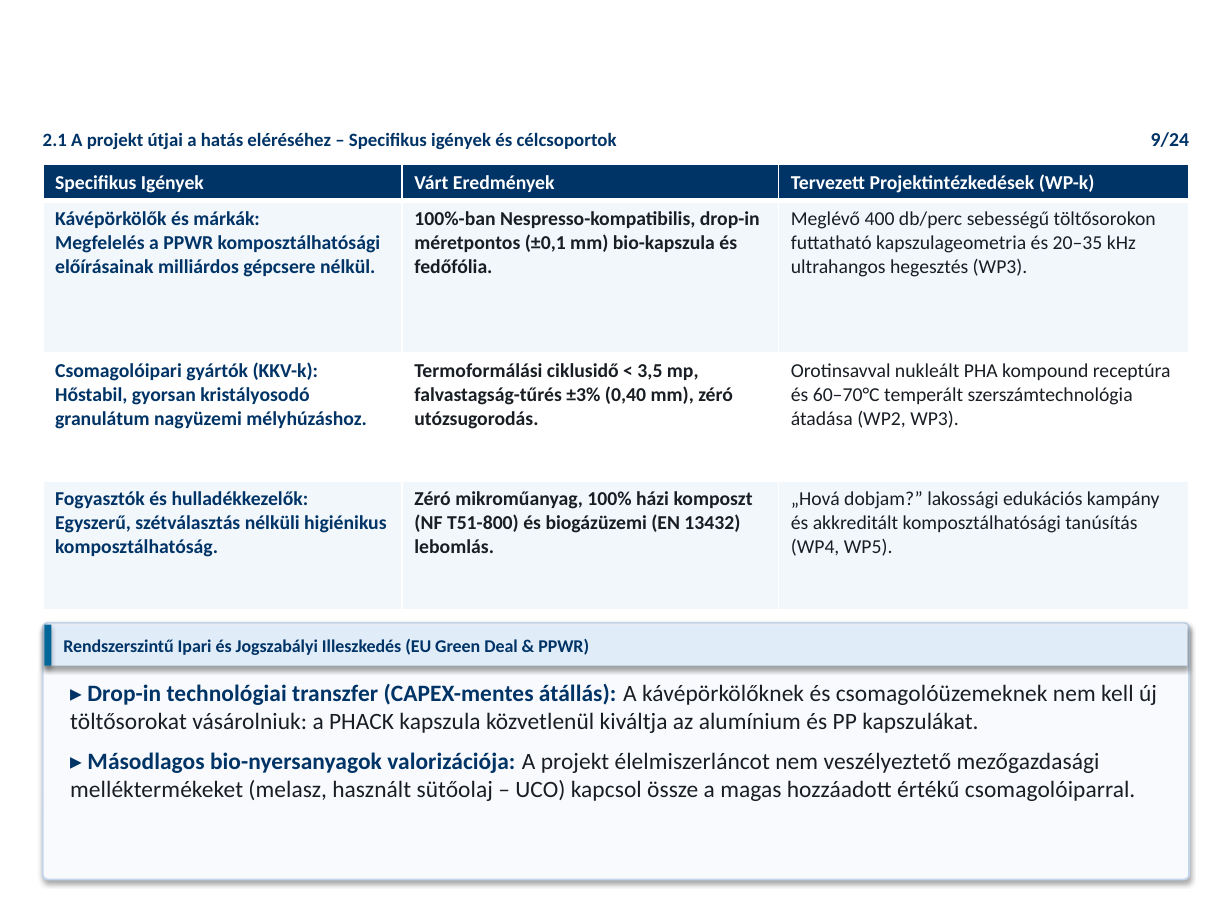
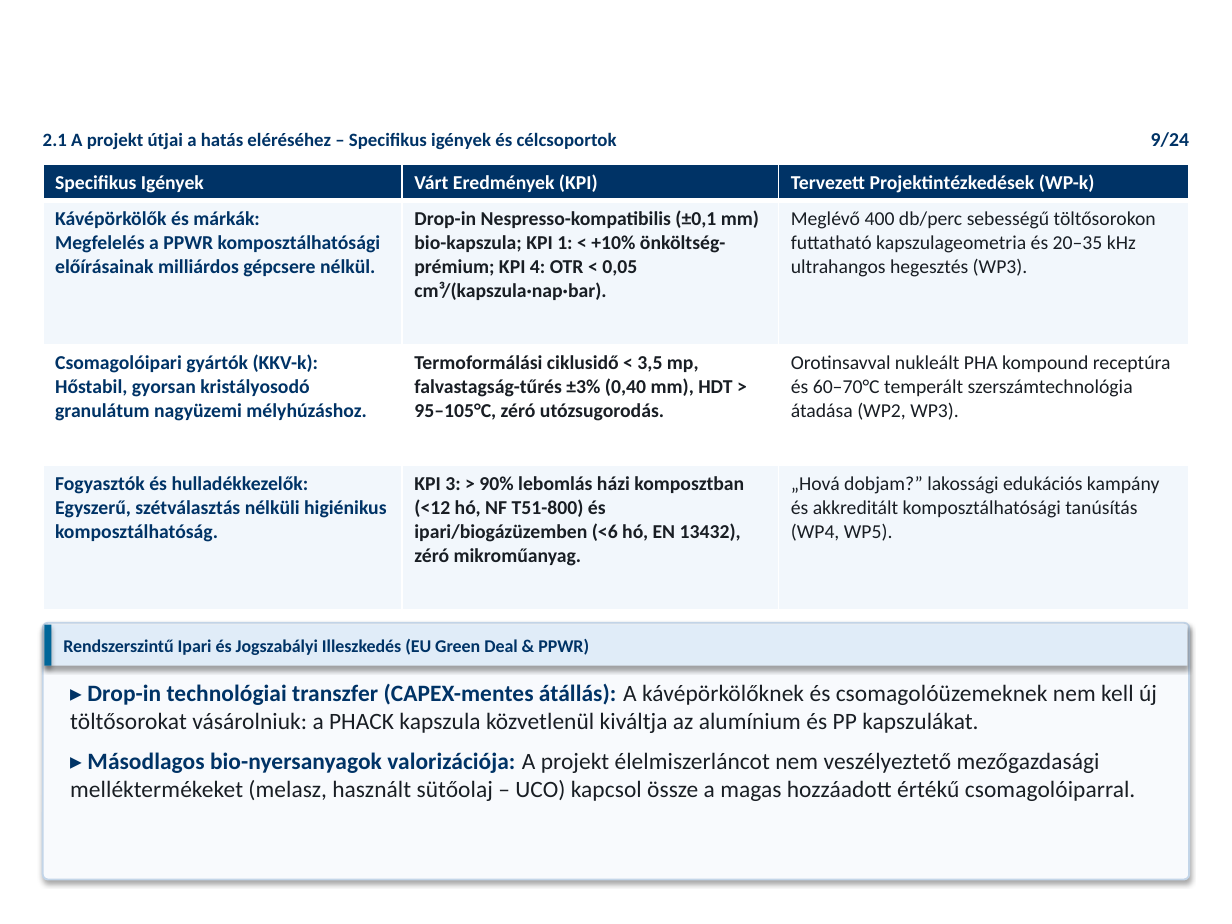
Before and after one commit to RMarci44/Fenntarthato-hulladek-projekt, a slide deck: slide 9 of PHACK_Prezentacio_Vegleges.pptx. Drawn at 1232x924 pixels with LibreOffice and Linux fonts; fonts in the diff are those of the drawing; background and template pictures are left out. Boxes give left, top, right and bottom in pixels: in the first picture for what was removed or moved away, otherwise in the second. Text is boxed around its words. In the diff, an @@ line names an element or a change of style, - is before the commit and + after.

```diff
--- a/PHACK_Prezentacio_Vegleges.pptx
+++ b/PHACK_Prezentacio_Vegleges.pptx
@@ table at [43,164,1190,609] @@
-row 1, column 2: Várt Eredmények
+row 1, column 2: Várt Eredmények (KPI)
-row 2, column 2: 100%-ban Nespresso-kompatibilis, drop-in méretpontos (±0,1 mm) bio-kapszula és fedőfólia.
+row 2, column 2: Drop-in Nespresso-kompatibilis (±0,1 mm) bio-kapszula; KPI 1: < +10% önköltség-prémium; KPI 4: OTR < 0,05 cm³/(kapszula·nap·bar).
-row 3, column 2: Termoformálási ciklusidő < 3,5 mp, falvastagság-tűrés ±3% (0,40 mm), zéró utózsugorodás.
+row 3, column 2: Termoformálási ciklusidő < 3,5 mp, falvastagság-tűrés ±3% (0,40 mm), HDT > 95–105°C, zéró utózsugorodás.
-row 4, column 2: Zéró mikroműanyag, 100% házi komposzt (NF T51-800) és biogázüzemi (EN 13432) lebomlás.
+row 4, column 2: KPI 3: > 90% lebomlás házi komposztban (<12 hó, NF T51-800) és ipari/biogázüzemben (<6 hó, EN 13432), zéró mikroműanyag.
```
Also in this commit, not shown: 18 other slides changed, 27 other files.
